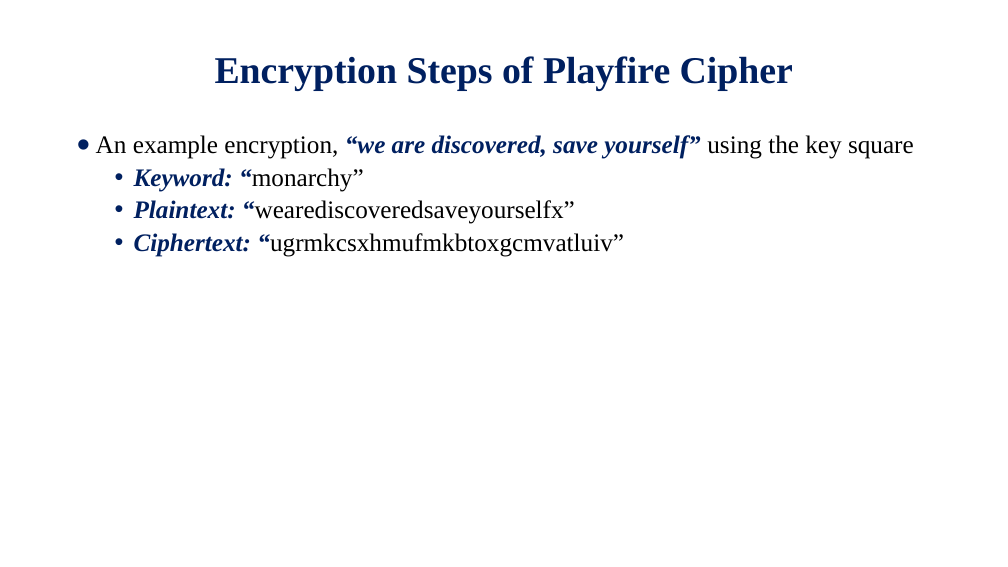
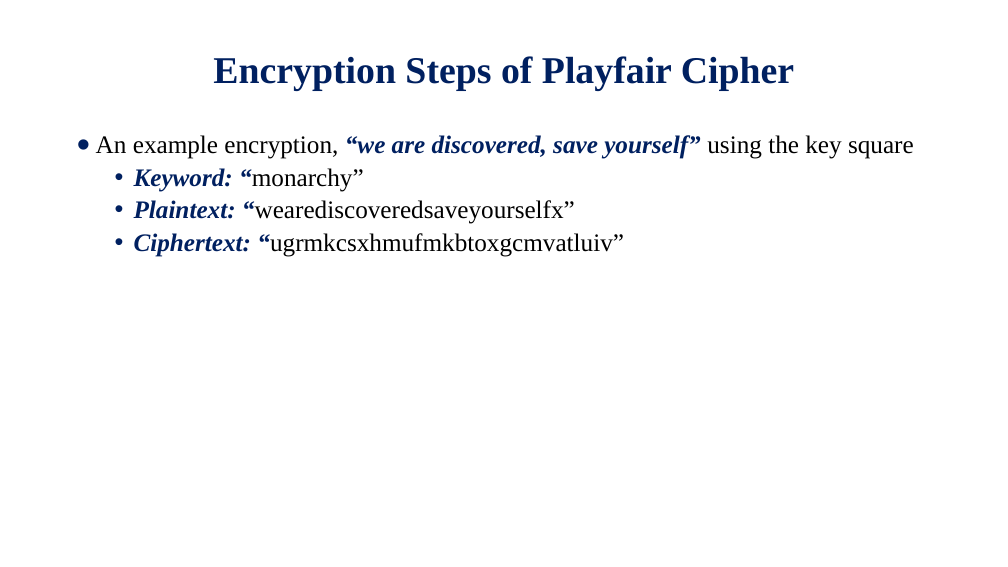
Before and after one commit to Alamgir-JUST/Lecture-Slides, a slide deck: slide 5 of Cryptography and Network Security/Lecture-04.pptx. Drawn at 1008x567 pixels with LibreOffice and Linux fonts; fonts in the diff are those of the drawing; background and template pictures are left out. Boxes give left, top, right and bottom in pixels: in the first picture for what was removed or moved away, otherwise in the second. Text is boxed around its words. In the diff, an @@ line names an element or a change of style, - is before the commit and + after.

```diff
--- a/Cryptography and Network Security/Lecture-04.pptx
+++ b/Cryptography and Network Security/Lecture-04.pptx
@@ title at <box>213,56,794,91</box>: text changed @@
-Encryption Steps of Playfire Cipher
+Encryption Steps of Playfair Cipher
```
Also in this commit, not shown: 17 other slides changed, 1 other file.
